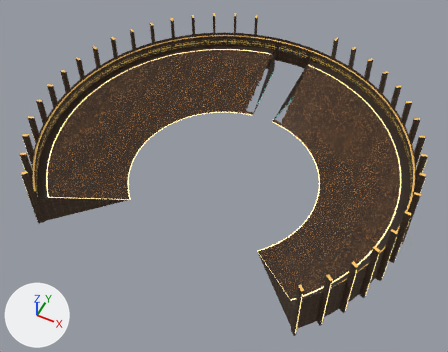
Renders of the glTF model mwm_bowl.glb from each side of a commit.
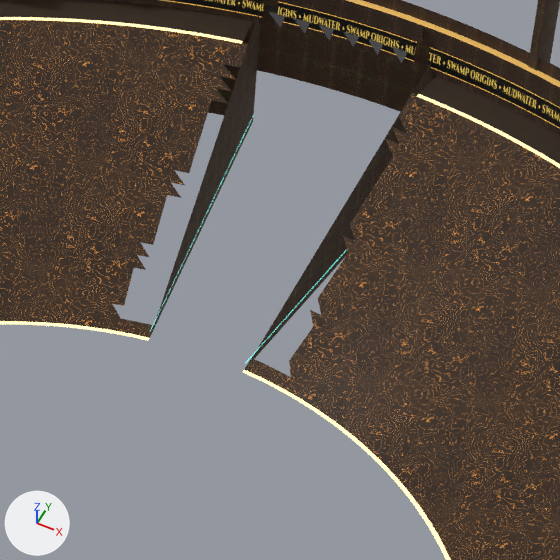
Each version is shown whole from a 50 mm camera at (108.5, -216.8, 271.5) aimed at (2.0, -3.7, 5.1), then close up on the part from 50% to 75% of the width and 13% to 46% of the height. The lights are fixed; the arrows at lower left show +X, +Y and +Z. The older version's two pictures come first. Vertices at exactly the same position are counted once.

Before the edit, the objects in view are built like this:
```python
me_mesh_0 = bpy.data.meshes.new('Mesh_0')
me_mesh_0.from_pydata(...)  # 7363 vertices, 11582 faces; spans x -107.0..107.0, y -76.0..104.0, z 0.0..40.0
# faces by material slot: [8016, 340, 1428, 476, 458, 782, 76, 6]
me_mesh_0.materials.append(mat_concrete)
me_mesh_0.materials.append(mat_marble)  # picture img_image_7
me_mesh_0.materials.append(mat_metal)
me_mesh_0.materials.append(mat_led)
me_mesh_0.materials.append(mat_gold)  # picture img_image_4, glowing brown #a08650
me_mesh_0.materials.append(mat_glowgold)  # yellow #ffe5a2, glowing yellow #ffe5a2
me_mesh_0.materials.append(mat_glowteal)  # cyan #6ff6ec, glowing cyan #6ff6ec
me_mesh_0.materials.append(mat_dark)  # dark grey #303035
ob_mwx_bowl = bpy.data.objects.new('mwx_bowl', me_mesh_0)
ob_mwx_bowl.location = (0.0, 0.0, 0.0)
```
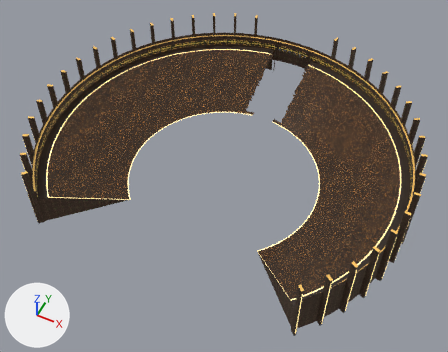
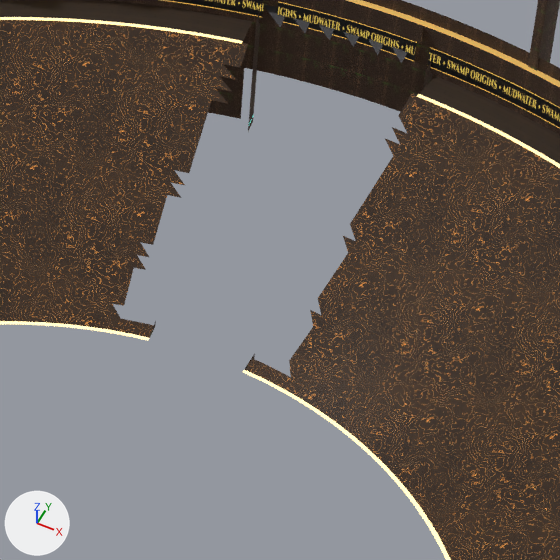
Changed parts and their boxes [x1, y1, x2, y2] in the close-ups (560 x 560 px):
part 1 of me_mesh_0, deleted
    before: [150, 23, 425, 364]

What the commit changed:
me_mesh_0 is used by ob_mwx_bowl; location (0.0, 0.0, 0.0).
me_mesh_0 had 7363 vertices, 11582 faces and spanned x -107.0..107.0, y -76.0..104.0, z 0.0..40.0.
me_mesh_0 now has 7227 vertices, 11442 faces and spans x -107.0..107.0, y -76.0..104.0, z 0.0..40.0.
Part 1, on me_mesh_0:
136 vertices are removed from x -12.0..12.0, y 56.0..98.0, z 0.0..18.0.
140 faces are deleted.
